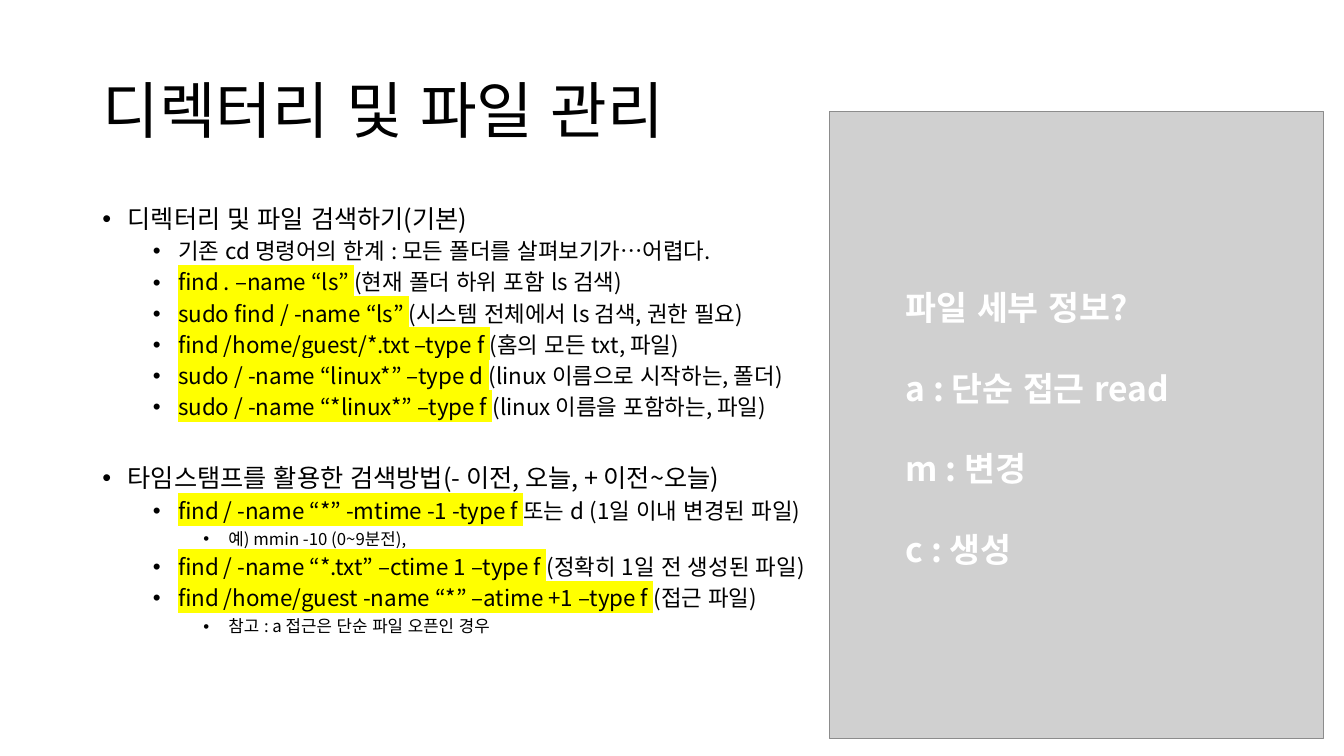
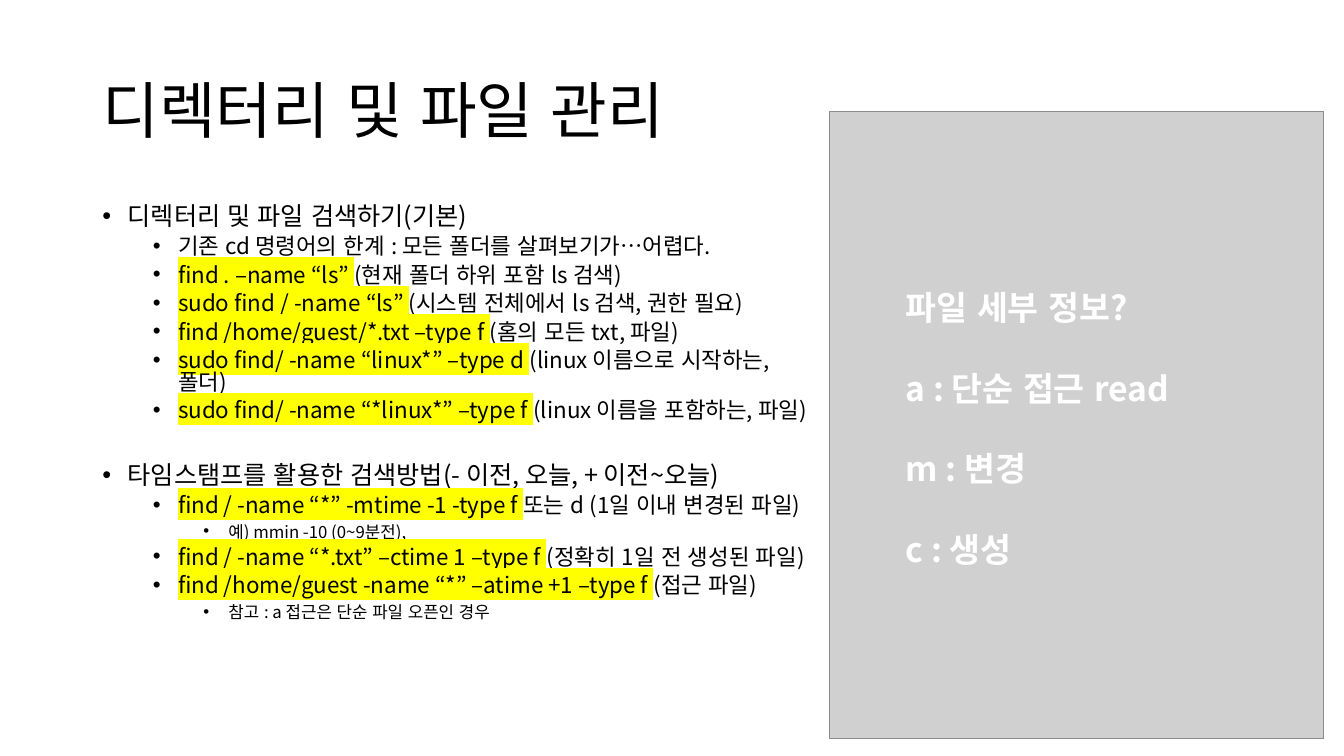
Before and after one commit to ddjunho/-, a slide deck: slide 27 of 4주차 파일 및 디렉터리 관리.pptx. Drawn at 1344x756 pixels with LibreOffice and Linux fonts; fonts in the diff are those of the drawing; grey boxes stand for pictures. Boxes give left, top, right and bottom in pixels: in the first picture for what was removed or moved away, otherwise in the second. Text is boxed around its words. In the diff, an @@ line names an element or a change of style, - is before the commit and + after.

```diff
--- a/4주차 파일 및 디렉터리 관리.pptx
+++ b/4주차 파일 및 디렉터리 관리.pptx
@@ text at box(128, 204, 805, 599): line spacing 0.9 to 0.8 @@
@@ text at box(178, 349, 807, 424): text changed @@
-  • sudo / -name “linux*” –type d (linux 이름으로 시작하는, 폴더)
-  • sudo / -name “*linux*” –type f (linux 이름을 포함하는, 파일)
+  • sudo find/ -name “linux*” –type d (linux 이름으로 시작하는, 폴더)
+  • sudo find/ -name “*linux*” –type f (linux 이름을 포함하는, 파일)
```
